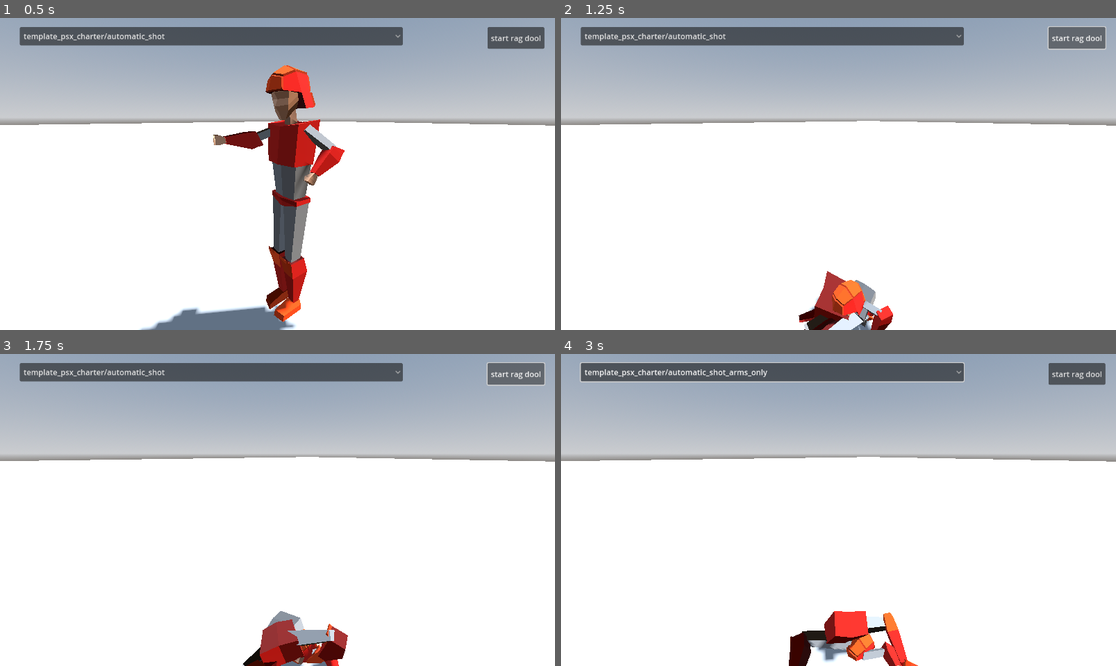
Above: before the commit, frames 1-4 (two rows, left to right).
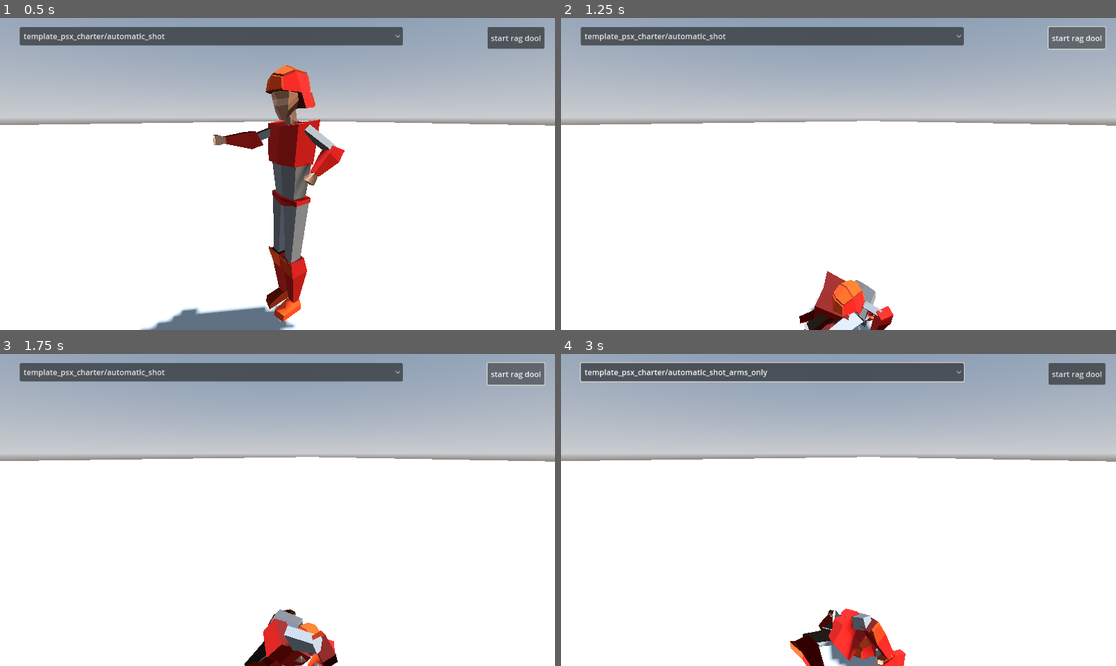
Above: after the commit, the same moments.

Repository: TheoLomeuBraga/Minimal-Open-Animation-Lib
Game: Godot game, scene res://test_demo_model.tscn
Same seed, same stepped clock (60 frames per second), same inputs: the game is played once before the commit and once after it. The project has no main scene, so this scene is started directly.
Inputs:
- Up to frame 1 (0.5 s): no input
- Up to frame 2 (1.25 s): click "start rag dool" at 0.5 s
- Up to frame 3 (1.75 s): click "start rag dool" at 1.25 s
- Up to frame 4 (3 s): click "template_psx_charter/automati…" at 2 s; click "template_psx_charter/automati…" at 2.75 s

Frame 1 is identical in both runs. In frame 2, less than 0.1% of the frame differs, in the area x 42-60%, y 81-100%; in frame 3, 1.7%; in frame 4, 2.4%, in the area x 41-65%, y 81-100%.

Commit message:
add README

Diff:
--- a/template_psx_charter_2.0_godot_example/test_demo_model.tscn
+++ b/template_psx_charter_2.0_godot_example/test_demo_model.tscn
@@ -228,10 +228,10 @@
 shape = SubResource("CapsuleShape3D_j7j2a")
 
 [node name="Physical Bone Chest" type="PhysicalBone3D" parent="metarig/GeneralSkeleton/PhysicalBoneSimulator3D" index="2"]
-transform = Transform3D(1, -4.14473e-14, 1.56264e-12, 1.56319e-12, 0.0265146, -0.999648, 4.65868e-20, 0.999649, 0.0265146, -1.45519e-11, 1.65034, -0.0139526)
-joint_type = 1
-joint_offset = Transform3D(1, 0, 0, 0, 1, 0, 0, 0, 1, 1.43898e-11, 2.60128e-05, 0.103717)
-body_offset = Transform3D(1, -4.14473e-14, 1.56264e-12, 1.56319e-12, 0.0265146, -0.999648, 0, 0.999649, 0.0265146, -1.45519e-11, 0.10368, -0.00277602)
+transform = Transform3D(1, -4.14473e-14, 1.56264e-12, 1.56319e-12, 0.0265146, -0.999648, 4.65868e-20, 0.999649, 0.0265146, -1.45519e-11, 1.65034, -0.0139527)
+joint_type = 1
+joint_offset = Transform3D(1, 0, 0, 0, 1, 0, 0, 0, 1, 1.43898e-11, 2.61804e-05, 0.103717)
+body_offset = Transform3D(1, -4.14473e-14, 1.56264e-12, 1.56319e-12, 0.0265146, -0.999648, 0, 0.999649, 0.0265146, -1.45519e-11, 0.10368, -0.00277619)
 bone_name = "Chest"
 joint_constraints/bias = 0.3
 joint_constraints/damping = 1.0
@@ -270,10 +270,10 @@
 shape = SubResource("CapsuleShape3D_u50iw")
 
 [node name="Physical Bone spine_005" type="PhysicalBone3D" parent="metarig/GeneralSkeleton/PhysicalBoneSimulator3D" index="5"]
-transform = Transform3D(1, -1.74637e-10, -3.63749e-12, -3.08944e-11, -0.156334, -0.987704, 1.71921e-10, 0.987704, -0.156334, 2.80914e-15, 2.09576, 0.00807434)
-joint_type = 1
-joint_offset = Transform3D(1, 0, 0, 0, 1, 0, 0, 0, 1, 1.35425e-13, -3.71749e-06, 0.0374026)
-body_offset = Transform3D(1, -1.74623e-10, -3.63795e-12, -3.63798e-12, -2.08616e-07, -1, 1.74623e-10, 1, -2.08616e-07, -5.90705e-18, 0.0374026, 3.72529e-06)
+transform = Transform3D(1, -1.74637e-10, -3.63749e-12, -3.08944e-11, -0.156334, -0.987704, 1.71921e-10, 0.987704, -0.156334, 2.8091e-15, 2.09576, 0.00807431)
+joint_type = 1
+joint_offset = Transform3D(1, 0, 0, 0, 1, 0, 0, 0, 1, 1.35425e-13, -3.71693e-06, 0.0374024)
+body_offset = Transform3D(1, -1.74623e-10, -3.63794e-12, -3.63798e-12, -2.23517e-07, -1, 1.74623e-10, 1, -2.23517e-07, -5.94506e-18, 0.0374024, 3.72529e-06)
 bone_name = "spine.005"
 joint_constraints/bias = 0.3
 joint_constraints/damping = 1.0
@@ -284,9 +284,9 @@
 shape = SubResource("CapsuleShape3D_6ulyx")
 
 [node name="Physical Bone spine_006" type="PhysicalBone3D" parent="metarig/GeneralSkeleton/PhysicalBoneSimulator3D" index="6"]
-transform = Transform3D(-1, -5.56531e-08, 2.31939e-07, 4.88979e-08, 0.903914, 0.427715, -2.33456e-07, 0.427715, -0.903914, -1.09867e-08, 2.11143, 0.0589726)
-joint_type = 1
-joint_offset = Transform3D(1, 0, 0, 0, 1, 0, 0, 0, 1, 5.72255e-10, -6.96629e-06, 0.0498346)
+transform = Transform3D(-1, -5.56531e-08, 2.31939e-07, 4.88979e-08, 0.903914, 0.427714, -2.33456e-07, 0.427715, -0.903914, -1.09867e-08, 2.11143, 0.0589726)
+joint_type = 1
+joint_offset = Transform3D(1, 0, 0, 0, 1, 0, 0, 0, 1, 5.72255e-10, -6.96722e-06, 0.0498346)
 body_offset = Transform3D(-1, -5.56531e-08, 2.31939e-07, 1.17997e-08, 0.959666, 0.281144, -2.3823e-07, 0.281144, -0.959666, -1.09867e-08, -0.014004, 0.0478265)
 bone_name = "spine.006"
 joint_constraints/bias = 0.3
@@ -313,7 +313,7 @@
 [node name="Physical Bone LeftShoulder" type="PhysicalBone3D" parent="metarig/GeneralSkeleton/PhysicalBoneSimulator3D" index="8"]
 transform = Transform3D(0, 0.485159, -0.874426, -0.968134, 0.218984, 0.121499, 0.250432, 0.846562, 0.469699, 0.106921, 1.90991, 0.00982354)
 joint_type = 1
-joint_offset = Transform3D(1, 0, 0, 0, 1, 0, 0, 0, 1, 0.000940146, -3.47323e-05, 0.101328)
+joint_offset = Transform3D(1, 0, 0, 0, 1, 0, 0, 0, 1, 0.000940146, -3.47474e-05, 0.101328)
 body_offset = Transform3D(0.250432, 0.846562, 0.469699, 0, 0.485159, -0.874426, -0.968134, 0.218984, 0.121499, -0.0477999, 0.0886211, -0.0113935)
 bone_name = "LeftShoulder"
 joint_constraints/bias = 0.3
@@ -327,8 +327,8 @@
 [node name="Physical Bone LeftUpperArm" type="PhysicalBone3D" parent="metarig/GeneralSkeleton/PhysicalBoneSimulator3D" index="9"]
 transform = Transform3D(-0.946774, 0.0815178, -0.311405, -0.26249, -0.755479, 0.600292, -0.186326, 0.650082, 0.736666, 0.240227, 1.8101, -0.143755)
 joint_type = 1
-joint_offset = Transform3D(1, 0, 0, 0, 1, 0, 0, 0, 1, 9.52045e-07, 4.6537e-07, 0.144269)
-body_offset = Transform3D(0.119592, -0.969445, -0.214183, 6.48201e-07, 0.215731, -0.976453, 0.992823, 0.116776, 0.0258004, 0.0309004, 0.140872, -0.0037232)
+joint_offset = Transform3D(1, 0, 0, 0, 1, 0, 0, 0, 1, 1.0659e-06, 5.29602e-07, 0.144269)
+body_offset = Transform3D(0.119592, -0.969445, -0.214183, 6.48201e-07, 0.215731, -0.976453, 0.992823, 0.116776, 0.0258004, 0.0309004, 0.140872, -0.00372332)
 bone_name = "LeftUpperArm"
 joint_constraints/bias = 0.3
 joint_constraints/damping = 1.0
@@ -339,10 +339,10 @@
 shape = SubResource("CapsuleShape3D_r2ols")
 
 [node name="Physical Bone LeftLowerArm" type="PhysicalBone3D" parent="metarig/GeneralSkeleton/PhysicalBoneSimulator3D" index="10"]
-transform = Transform3D(0.859928, 0.506161, 0.0657677, 0.328065, -0.646814, 0.688481, 0.391021, -0.570467, -0.722267, 0.276505, 1.63018, -0.153251)
-joint_type = 1
-joint_offset = Transform3D(1, 0, 0, 0, 1, 0, 0, 0, 1, 0.00020344, -0.000765003, 0.134713)
-body_offset = Transform3D(-0.905564, -0.418395, -0.0699907, -9.23872e-07, 0.164993, -0.986295, 0.424209, -0.893153, -0.149412, 0.00929278, 0.132993, 0.0193581)
+transform = Transform3D(0.859928, 0.506161, 0.0657677, 0.328065, -0.646814, 0.688481, 0.391021, -0.570467, -0.722267, 0.276506, 1.63018, -0.153251)
+joint_type = 1
+joint_offset = Transform3D(1, 0, 0, 0, 1, 0, 0, 0, 1, 0.000202551, -0.000765439, 0.134713)
+body_offset = Transform3D(-0.905564, -0.418395, -0.0699907, -9.08971e-07, 0.164993, -0.986295, 0.424209, -0.893153, -0.149412, 0.0092918, 0.132993, 0.0193581)
 bone_name = "LeftLowerArm"
 joint_constraints/bias = 0.3
 joint_constraints/damping = 1.0
@@ -381,10 +381,10 @@
 shape = SubResource("CapsuleShape3D_tvo0y")
 
 [node name="Physical Bone RightUpperArm" type="PhysicalBone3D" parent="metarig/GeneralSkeleton/PhysicalBoneSimulator3D" index="13"]
-transform = Transform3D(-0.993425, 0.0858638, 0.0757214, 0.101954, 0.964399, 0.244009, -0.0520741, 0.250125, -0.966812, -0.206223, 1.86151, 0.102016)
-joint_type = 1
-joint_offset = Transform3D(1, 0, 0, 0, 1, 0, 0, 0, 1, 1.49012e-08, -1.80736e-05, 0.144276)
-body_offset = Transform3D(0.119593, 0.969445, 0.214182, 5.32717e-07, 0.21573, -0.976453, -0.992823, 0.116778, 0.0257995, -0.0308838, 0.140882, -0.00372012)
+transform = Transform3D(-0.993425, 0.0858641, 0.0757214, 0.101954, 0.964399, 0.244009, -0.052074, 0.250125, -0.966812, -0.206223, 1.86152, 0.102016)
+joint_type = 1
+joint_offset = Transform3D(1, 0, 0, 0, 1, 0, 0, 0, 1, -6.24219e-07, -2.4092e-05, 0.144274)
+body_offset = Transform3D(0.119594, 0.969445, 0.214182, 5.84871e-07, 0.21573, -0.976453, -0.992823, 0.116778, 0.0257995, -0.0308776, 0.140882, -0.00372002)
 bone_name = "RightUpperArm"
 joint_constraints/bias = 0.3
 joint_constraints/damping = 1.0
@@ -395,10 +395,10 @@
 shape = SubResource("CapsuleShape3D_4sqow")
 
 [node name="Physical Bone RightLowerArm" type="PhysicalBone3D" parent="metarig/GeneralSkeleton/PhysicalBoneSimulator3D" index="14"]
-transform = Transform3D(0.913173, -0.407027, 0.0210964, -0.407573, -0.912009, 0.0460833, 0.000483006, -0.0506804, -0.998715, -0.219922, 1.82023, 0.372832)
-joint_type = 1
-joint_offset = Transform3D(1, 0, 0, 0, 1, 0, 0, 0, 1, -9.28529e-07, -1.41561e-07, 0.131514)
-body_offset = Transform3D(-0.905565, 0.418394, 0.0699909, 3.96714e-07, 0.164993, -0.986295, -0.424208, -0.893154, -0.149412, -0.00920558, 0.129712, 0.0196493)
+transform = Transform3D(0.913173, -0.407027, 0.0210965, -0.407573, -0.912009, 0.0460833, 0.000483051, -0.0506804, -0.998715, -0.219922, 1.82023, 0.372832)
+joint_type = 1
+joint_offset = Transform3D(1, 0, 0, 0, 1, 0, 0, 0, 1, -9.36911e-07, -1.73226e-07, 0.131514)
+body_offset = Transform3D(-0.905565, 0.418394, 0.0699908, 4.40399e-07, 0.164993, -0.986295, -0.424208, -0.893154, -0.149412, -0.00920558, 0.129712, 0.0196493)
 bone_name = "RightLowerArm"
 joint_constraints/bias = 0.3
 joint_constraints/damping = 1.0
@@ -409,10 +409,10 @@
 shape = SubResource("CapsuleShape3D_uvu2v")
 
 [node name="Physical Bone RightHand" type="PhysicalBone3D" parent="metarig/GeneralSkeleton/PhysicalBoneSimulator3D" index="15"]
-transform = Transform3D(0.232424, -0.498582, 0.835102, 0.972092, 0.0909393, -0.216257, 0.0318785, 0.862059, 0.505804, -0.223203, 1.81417, 0.503884)
-joint_type = 1
-joint_offset = Transform3D(1, 0, 0, 0, 1, 0, 0, 0, 1, 0.000126263, 3.99238e-06, 0.000572908)
-body_offset = Transform3D(0.965719, 0.112367, -0.234009, 4.5076e-07, 0.901458, 0.432866, 0.25959, -0.418027, 0.870555, 1.16825e-05, -0.000251591, -0.000529855)
+transform = Transform3D(0.232424, -0.498582, 0.835102, 0.972092, 0.0909392, -0.216257, 0.0318785, 0.862059, 0.505804, -0.223203, 1.81417, 0.503884)
+joint_type = 1
+joint_offset = Transform3D(1, 0, 0, 0, 1, 0, 0, 0, 1, 0.000126263, 3.99242e-06, 0.000572908)
+body_offset = Transform3D(0.965719, 0.112367, -0.234009, 4.65661e-07, 0.901458, 0.432866, 0.259589, -0.418027, 0.870555, 1.16825e-05, -0.000251591, -0.000529855)
 bone_name = "RightHand"
 joint_constraints/bias = 0.3
 joint_constraints/damping = 1.0
@@ -437,10 +437,10 @@
 shape = SubResource("CapsuleShape3D_08287")
 
 [node name="Physical Bone LeftLowerLeg" type="PhysicalBone3D" parent="metarig/GeneralSkeleton/PhysicalBoneSimulator3D" index="17"]
-transform = Transform3D(-1, 1.7877e-07, 6.93082e-09, -7.80787e-09, -0.0823134, 0.996607, 1.78734e-07, 0.996607, 0.0823134, 0.0974554, 0.36862, -0.00457686)
-joint_type = 1
-joint_offset = Transform3D(1, 0, 0, 0, 1, 0, 0, 0, 1, -0.000544597, 2.79397e-08, 0.272123)
-body_offset = Transform3D(-1, 1.28166e-07, 1.05209e-08, 6.49212e-11, 0.0823158, -0.996606, -1.28597e-07, -0.996606, -0.0823158, -0.0005446, 0.2712, 0.0224001)
+transform = Transform3D(-1, 1.7877e-07, 6.93065e-09, -7.80804e-09, -0.0823134, 0.996607, 1.78734e-07, 0.996607, 0.0823134, 0.097454, 0.36862, -0.00457686)
+joint_type = 1
+joint_offset = Transform3D(1, 0, 0, 0, 1, 0, 0, 0, 1, -0.000545946, 2.79397e-08, 0.272123)
+body_offset = Transform3D(-1, 1.28166e-07, 1.05207e-08, 6.5082e-11, 0.0823158, -0.996606, -1.28597e-07, -0.996606, -0.0823158, -0.000545949, 0.2712, 0.0224001)
 bone_name = "LeftLowerLeg"
 joint_constraints/bias = 0.3
 joint_constraints/damping = 1.0
@@ -465,10 +465,10 @@
 shape = SubResource("CapsuleShape3D_3byb3")
 
 [node name="Physical Bone RightUpperLeg" type="PhysicalBone3D" parent="metarig/GeneralSkeleton/PhysicalBoneSimulator3D" index="19"]
-transform = Transform3D(1, -2.19319e-07, -6.55827e-09, -7.43782e-09, -0.0637554, 0.997966, -2.19291e-07, -0.997966, -0.0637554, -0.098, 0.9607, -0.00267693)
-joint_type = 1
-joint_offset = Transform3D(1, 0, 0, 0, 1, 0, 0, 0, 1, 3.71489e-09, 5.02914e-08, 0.321534)
-body_offset = Transform3D(-1, 1.81354e-07, 1.15536e-08, 3.24606e-11, 0.0637567, -0.997966, -1.81722e-07, -0.997966, -0.0637567, 0, 0.32088, 0.0205)
+transform = Transform3D(1, -2.19319e-07, -6.55819e-09, -7.4379e-09, -0.0637554, 0.997966, -2.19291e-07, -0.997966, -0.0637554, -0.098, 0.9607, -0.00267693)
+joint_type = 1
+joint_offset = Transform3D(1, 0, 0, 0, 1, 0, 0, 0, 1, 3.71486e-09, 5.02914e-08, 0.321534)
+body_offset = Transform3D(-1, 1.81354e-07, 1.15535e-08, 3.2541e-11, 0.0637567, -0.997966, -1.81722e-07, -0.997966, -0.0637567, 0, 0.32088, 0.0205)
 bone_name = "RightUpperLeg"
 joint_constraints/bias = 0.3
 joint_constraints/damping = 1.0
@@ -479,10 +479,10 @@
 shape = SubResource("CapsuleShape3D_rhiqb")
 
 [node name="Physical Bone RightLowerLeg" type="PhysicalBone3D" parent="metarig/GeneralSkeleton/PhysicalBoneSimulator3D" index="20"]
-transform = Transform3D(-1, -1.66496e-07, -6.28861e-09, 7.43755e-09, -0.0823134, 0.996607, -1.66448e-07, 0.996607, 0.0823134, -0.0974554, 0.36862, -0.00457686)
-joint_type = 1
-joint_offset = Transform3D(1, 0, 0, 0, 1, 0, 0, 0, 1, 0.000544596, 2.79397e-08, 0.272123)
-body_offset = Transform3D(-1, -2.03327e-07, -1.67615e-08, -3.24606e-11, 0.0823158, -0.996606, 2.04017e-07, -0.996606, -0.0823158, 0.0005446, 0.2712, 0.0224001)
+transform = Transform3D(-1, -1.66496e-07, -6.28854e-09, 7.43763e-09, -0.0823134, 0.996607, -1.66448e-07, 0.996607, 0.0823134, -0.097454, 0.36862, -0.00457686)
+joint_type = 1
+joint_offset = Transform3D(1, 0, 0, 0, 1, 0, 0, 0, 1, 0.000545944, 2.79397e-08, 0.272123)
+body_offset = Transform3D(-1, -2.03327e-07, -1.67614e-08, -3.2541e-11, 0.0823158, -0.996606, 2.04017e-07, -0.996606, -0.0823158, 0.000545949, 0.2712, 0.0224001)
 bone_name = "RightLowerLeg"
 joint_constraints/bias = 0.3
 joint_constraints/damping = 1.0
Binary file added: template_psx_charter_2.0_godot_example/example.png
Not shown, added: template_psx_charter_2.0_godot_example/README.md
